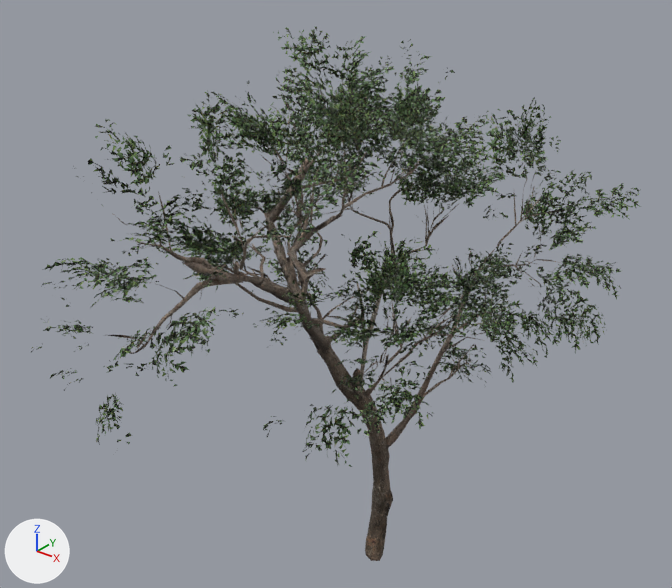
One commit to the glTF model public/assets/models/tree_small_02/optimized.gltf: the scene before it, then after it.
One viewpoint serves both versions: a camera (50 mm lens) standing at (3.79, -5.28, 5.71) and looking at (0.0, -0.54, 2.77). Arrows for +X, +Y and +Z are at lower left; the lights stay in place. The picture after the commit comes second. Where no turn or scale is listed for an object, it has been applied to the vertices. Vertices at exactly the same position are counted once.

The first picture shows 'tree_small_02_LOD0'.
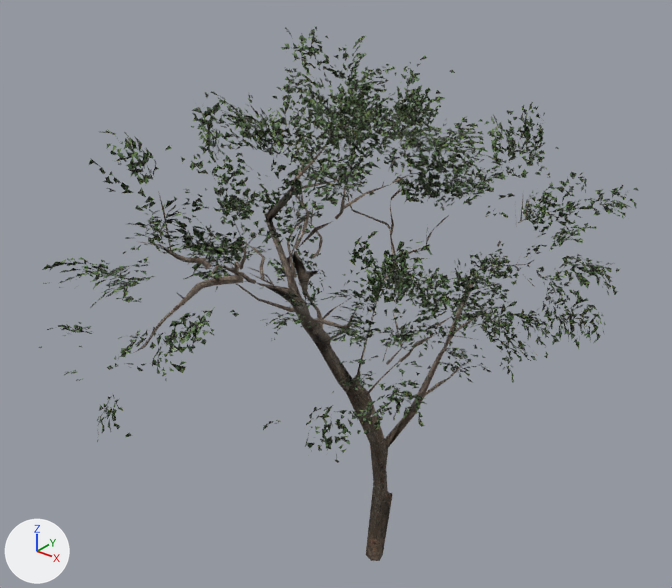
The change in detail:
me_beziercurve_002 is used by ob_tree_small_02_lod0; location (0.145, -0.749, 2.251).
me_beziercurve_002 had 90607 vertices, 71574 faces and spanned x -1.45..1.45, y -2.11..2.11, z -2.28..2.28.
me_beziercurve_002 now has 32274 vertices, 21486 faces and spans x -1.44..1.43, y -2.06..2.05, z -2.28..2.27.
me_beziercurve_002 part 1: 4445 loose pieces with 18741 vertices, spanning x -1.42..1.42, y -2.11..2.11, z -0.76..2.28, are deleted.
me_beziercurve_002 part 2: 409 vertices moved within x -1.02..1.3, y -1.96..1.98, z -0.65..2.17; 39592 vertices removed from x -1.45..1.45, y -2.08..2.05, z -2.27..2.27.
me_beziercurve_002 part 3: 42 kept faces spanning x -0.92..1.13, y -1.85..1.78, z -0.22..1.8 get new texture (UV) coordinates.

Pixel boxes [x1, y1, x2, y2] of what changed, in the pictures (672 x 588 px):
'tree_small_02_LOD0', reshaped
    before: [31, 26, 641, 561]
    after: [39, 26, 638, 561]
part 1 of me_beziercurve_002, deleted
    before: [31, 30, 639, 467]
part 2 of me_beziercurve_002, cut back
    before: [36, 27, 641, 557]
    after: [58, 56, 624, 423]
part 3 of me_beziercurve_002, surface changed
    both: [110, 129, 575, 422]
